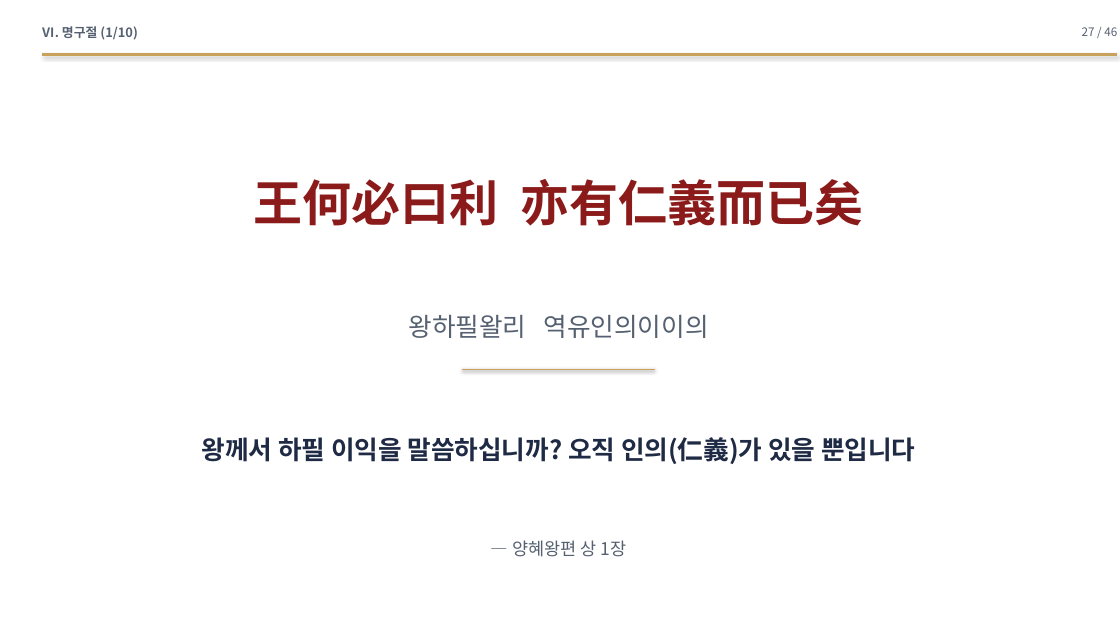
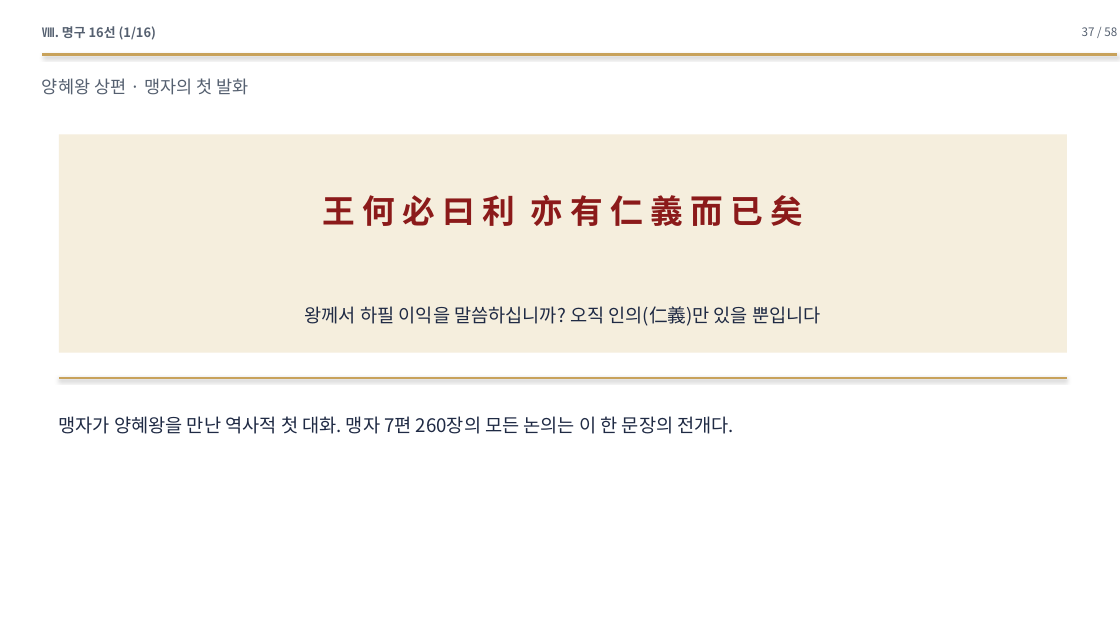
Before and after one commit to hpark1947/Oriental-Classics2, a slide deck: slide 37 of 발표자료/맹자_발표자료.pptx (slide 27 before the commit). Drawn at 1120x630 pixels with LibreOffice and Linux fonts; fonts in the diff are those of the drawing. Boxes give left, top, right and bottom in pixels: in the first picture for what was removed or moved away, otherwise in the second. Text is boxed around its words. In the diff, an @@ line names an element or a change of style, - is before the commit and + after.

```diff
--- a/발표자료/맹자_발표자료.pptx
+++ b/발표자료/맹자_발표자료.pptx
@@ text at [42, 26, 156, 40]: text changed @@
-Ⅵ. 명구절 (1/10)
+Ⅷ. 명구 16선 (1/16)
@@ text at [1082, 27, 1117, 36]: text changed @@
-27 / 46
+37 / 58
@@ text added at [42, 78, 248, 95], 15 pt, text #556070 @@
+양혜왕 상편 · 맹자의 첫 발화
@@ rectangle added at [59, 134, 1067, 353], fill #F5EEDD @@
@@ text at [323, 189, 803, 231]: text changed; size 42 to 28 pt @@
-王何必曰利 亦有仁義而已矣
+王 何 必 曰 利 亦 有 仁 義 而 已 矣
@@ text at [305, 306, 821, 326]: text changed; size 22 to 16 pt; bold off @@
-왕께서 하필 이익을 말씀하십니까? 오직 인의(仁義)가 있을 뿐입니다
+왕께서 하필 이익을 말씀하십니까? 오직 인의(仁義)만 있을 뿐입니다
@@ text removed at [409, 315, 709, 338] @@
-왕하필왈리 역유인의이이의
@@ line added from (59, 378) to (1067, 378), #C8A25B 2 pt @@
@@ line removed from (462, 370) to (655, 370) @@
@@ text added at [59, 416, 735, 434], 16 pt, text #1F2A44 @@
+맹자가 양혜왕을 만난 역사적 첫 대화. 맹자 7편 260장의 모든 논의는 이 한 문장의 전개다.
@@ text removed at [512, 540, 627, 557] @@
-— 양혜왕편 상 1장
```
Also in this commit, not shown: 7 other slides changed, 50 slides added, 38 slides removed, 1 other file.
